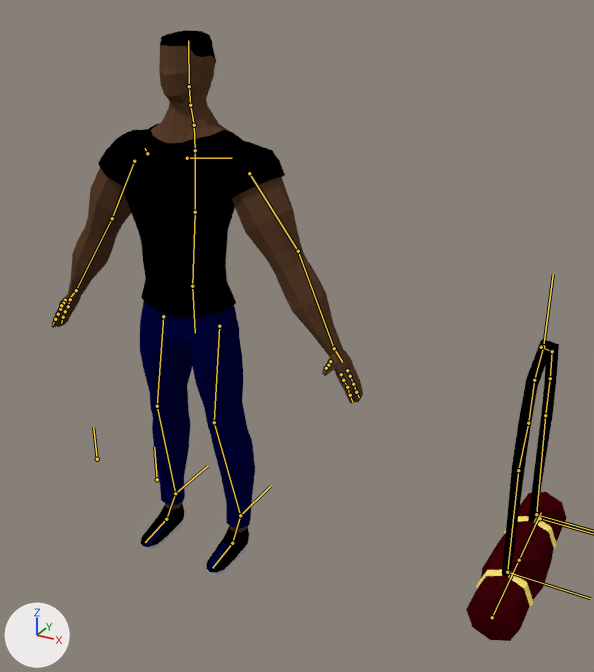
A saved change to the Blender file Documentacao/Personagens/Pedro Cardoso/marombado.blend.
One viewpoint serves both versions: a camera (50 mm lens) standing at (1.51, -2.04, 1.9) and looking at (0.36, 0.04, 0.86). The axes (+X, +Y, +Z) are drawn at lower left. The lights are the same throughout. The bones that bend it are drawn over the model as lines.

Objects in the first picture: 'Bolsa', 'Corpo'.
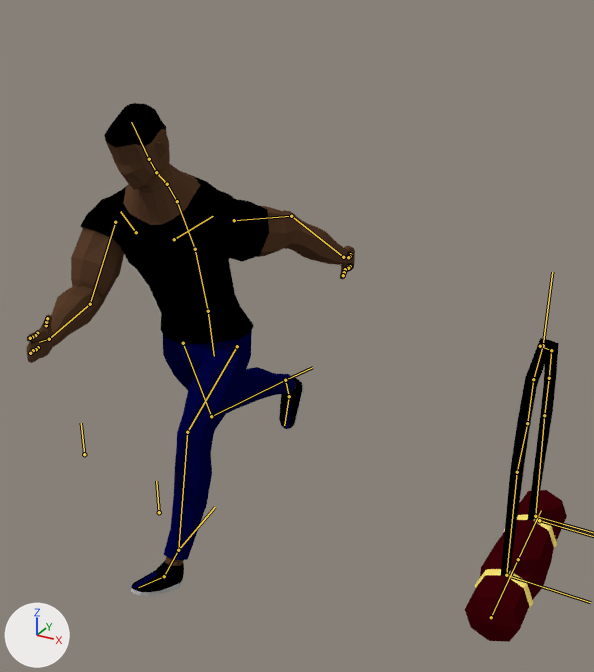
The newer file adds an action. The first version stands in its rest pose; the second is drawn at frame 1 of the action 'Run Cycle.001'.

What differs and where, as boxes [x1, y1, x2, y2] in the pictures (594 x 672 px):
'Corpo', posed (9% shorter)
    before: [52, 30, 363, 575]
    after: [26, 103, 355, 597]
'Bolsa', posed
    before: [466, 340, 567, 641]
    after: [465, 338, 567, 642]
bone 'Belly', root to tip
    before: (192, 286) to (195, 212)
    after: (208, 311) to (195, 249)
bone 'chest', root to tip
    before: (195, 212) to (195, 150)
    after: (195, 249) to (177, 201)
bone 'Traps', root to tip
    before: (195, 150) to (194, 125)
    after: (177, 201) to (167, 184)
bone 'Neck Base', root to tip
    before: (194, 125) to (190, 105)
    after: (167, 184) to (156, 172)
bone 'Neck', root to tip
    before: (190, 105) to (189, 86)
    after: (156, 172) to (149, 159)
bone 'Clavicle.L', root to tip
    before: (187, 158) to (232, 158)
    after: (174, 239) to (213, 216)
bone 'Arm.001.L', root to tip
    before: (249, 173) to (298, 251)
    after: (234, 220) to (291, 216)
bone 'Forearm.L', root to tip
    before: (298, 251) to (334, 348)
    after: (291, 216) to (343, 257)
bone 'Hand.L', root to tip
    before: (334, 348) to (342, 362)
    after: (343, 257) to (348, 257)
bone 'Pointer Middle1.L', root to tip
    before: (343, 380) to (347, 387)
    after: (350, 265) to (350, 266)
bone 'Pointer Middle 2.L', root to tip
    before: (347, 387) to (350, 395)
    after: (350, 266) to (348, 268)
bone 'Fingers Middle 1.L', root to tip
    before: (350, 376) to (353, 384)
    after: (350, 254) to (350, 256)
bone 'Fingers Middle 2.L', root to tip
    before: (353, 384) to (356, 392)
    after: (350, 256) to (348, 257)
bone 'Clavicle.R', root to tip
    before: (147, 153) to (145, 148)
    after: (136, 232) to (120, 211)
bone 'Arm.001.R', root to tip
    before: (134, 161) to (112, 218)
    after: (115, 222) to (90, 304)
bone 'Forearm.R', root to tip
    before: (112, 218) to (76, 290)
    after: (90, 304) to (49, 339)
bone 'Hand.R', root to tip
    before: (76, 290) to (69, 299)
    after: (49, 339) to (39, 342)
bone 'Hips', root to tip
    before: (192, 286) to (195, 333)
    after: (208, 311) to (214, 356)
bone 'Calf.L', root to tip
    before: (214, 422) to (240, 515)
    after: (187, 432) to (178, 550)
bone 'LegPole.L', root to tip
    before: (157, 479) to (154, 447)
    after: (159, 512) to (156, 481)
bone 'IKLeg.R', root to tip
    before: (175, 493) to (207, 466)
    after: (285, 380) to (312, 367)
bone 'Foot.R', root to tip
    before: (175, 493) to (166, 519)
    after: (285, 380) to (289, 396)
bone 'Toes.R', root to tip
    before: (166, 519) to (145, 542)
    after: (289, 396) to (284, 425)
bone 'LegPole.R', root to tip
    before: (97, 459) to (93, 427)
    after: (84, 454) to (81, 423)
bone 'IKLeg.L', root to tip
    before: (240, 515) to (270, 486)
    after: (178, 550) to (215, 507)
bone 'Foot.L', root to tip
    before: (240, 515) to (232, 543)
    after: (178, 550) to (164, 576)
bone 'Toes.L', root to tip
    before: (232, 543) to (212, 568)
    after: (164, 576) to (138, 587)
bone 'Con', root to tip
    before: (543, 346) to (553, 274)
    after: (543, 345) to (552, 272)
bone 'bolsa1', root to tip
    before: (492, 617) to (519, 560)
    after: (491, 617) to (518, 559)

The edits, one by one:
Bone 'MASTER' (bone_master) moves from (0.0, 0.0, 0.0) to (-0.002, 0.086, -0.115).
Bone 'Belly' (bone_belly) turns from (0, 0, 0) to (22, 0, 0) degrees about its own x, y and z.
Bone 'chest' (bone_chest) turns from (0, 0, 0) to (8, -1, 0) degrees about its own x, y and z.
Bone 'Traps' (bone_traps) turns from (0, 0, 0) to (8, 0, 0) degrees about its own x, y and z.
Bone 'Neck Base' (bone_neck_base) turns from (0, 0, 0) to (-3, 2, 0) degrees about its own x, y and z.
Bone 'Neck' (bone_neck) turns from (0, 0, 0) to (-2, 0, 0) degrees about its own x, y and z.
Bone 'Clavicle.L' (bone_clavicle_l) turns from (0, 0, 0) to (-3, -3, 10) degrees about its own x, y and z.
Bone 'Arm.001.L' (bone_arm_001_l) turns from (0, 0, 0) to (28, 18, 44) degrees about its own x, y and z.
Bone 'Forearm.L' (bone_forearm_l) turns from (0, 0, 0) to (-12, -3, -20) degrees about its own x, y and z.
Bone 'Hand.L' (bone_hand_l) turns from (0, 0, 0) to (-3, -6, 34) degrees about its own x, y and z.
Bone 'Pointer Middle1.L' (bone_pointer_middle1_l) turns from (0, 0, 0) to (-13, 4, 7) degrees about its own x, y and z.
Bone 'Pointer Middle 2.L' (bone_pointer_middle_2_l) turns from (0, 0, 0) to (-3, 1, 2) degrees about its own x, y and z.
Bone 'Fingers Middle 1.L' (bone_fingers_middle_1_l) turns from (0, 0, 0) to (-13, 3, 7) degrees about its own x, y and z.
Bone 'Fingers Middle 2.L' (bone_fingers_middle_2_l) turns from (0, 0, 0) to (-3, 1, 2) degrees about its own x, y and z.
Bone 'Clavicle.R' (bone_clavicle_r) turns from (0, 0, 0) to (-3, -2, 15) degrees about its own x, y and z.
Bone 'Arm.001.R' (bone_arm_001_r) turns from (0, 0, 0) to (-55, 32, 11) degrees about its own x, y and z.
Bone 'Forearm.R' (bone_forearm_r) turns from (0, 0, 0) to (-51, 5, 12) degrees about its own x, y and z.
Bone 'Hand.R' (bone_hand_r) turns from (0, 0, 0) to (-18, 7, 3) degrees about its own x, y and z.
Bone 'Hips' (bone_hips) turns from (0, 0, 0) to (0, 0, -6) degrees about its own x, y and z.
Bone 'Calf.L' (bone_calf_l) turns from (0, 0, 0) to (-7, 0, -2) degrees about its own x, y and z.
Bone 'LegPole.L' (bone_legpole_l) moves from (0.0, 0.0, 0.0) to (0.008, -0.11, 0.013).
Bone 'IKLeg.R' (bone_ikleg_r) moves from (0.0, 0.0, 0.0) to (0.171, 0.541, 0.28).
Bone 'IKLeg.R' (bone_ikleg_r) turns from (0, 0, 0) to (-9, 2, -4) degrees about its own x, y and z.
Bone 'Foot.R' (bone_foot_r) turns from (0, 0, 0) to (67, -1, -2) degrees about its own x, y and z.
Bone 'Toes.R' (bone_toes_r) turns from (0, 0, 0) to (11, -2, -2) degrees about its own x, y and z.
Bone 'LegPole.R' (bone_legpole_r) moves from (0.0, 0.0, 0.0) to (-0.048, 0.004, 0.004).
Bone 'IKLeg.L' (bone_ikleg_l) moves from (0.0, 0.0, 0.0) to (-0.077, -0.268, 0.004).
Bone 'IKLeg.L' (bone_ikleg_l) turns from (0, 0, 0) to (13, -6, -4) degrees about its own x, y and z.
Bone 'Foot.L' (bone_foot_l) moves from (0.0, 0.0, 0.0) to (-0.001, -0.003, 0.022).
Bone 'Foot.L' (bone_foot_l) turns from (0, 0, 0) to (-36, 0, 1) degrees about its own x, y and z.
Bone 'Toes.L' (bone_toes_l) turns from (0, 0, 0) to (-5, -4, -4) degrees about its own x, y and z.
Bone 'Con' (bone_con) moves from (0.0, 0.0, 0.0) to (0.005, 0.02, 0.039).
Bone 'bolsa1' (bone_bolsa1) moves from (0.0, 0.0, 0.0) to (0.0, 0.0, 0.013).
